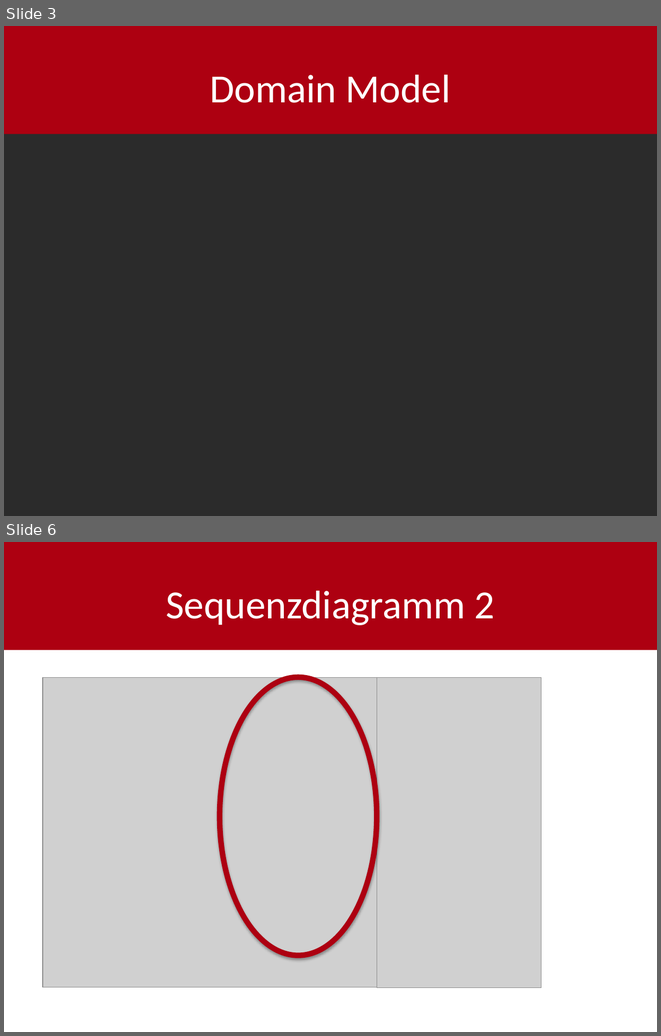
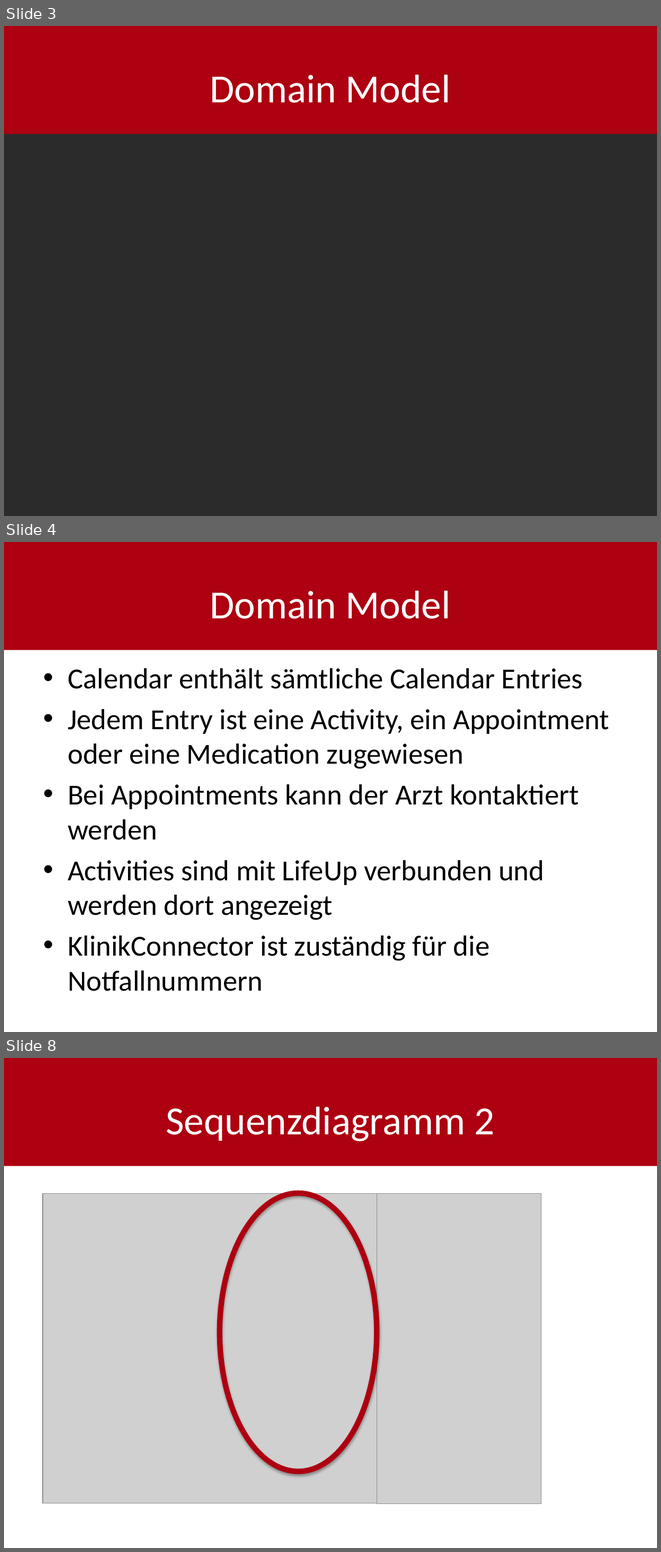
Before and after one commit to shylux/ch.bfh.bti7081.s2015.rot, a slide deck: doc/task07/design.pptx. Shown one above the other, each under a label of ours: slides 3 and 6 before the commit, slides 3, 4 and 8 after it; the slides between them are not shown. The pictures are 661x1036 and 661x1552 pixels, drawn with LibreOffice and Linux fonts; fonts in the diff are those of the drawing; grey boxes stand for pictures; background and template pictures are left out; a plain dark background stands for a picture behind light text. Boxes give left, top, right and bottom in pixels: in the first picture for what was removed or moved away, otherwise in the second. Text is boxed around its words. In the diff, an @@ line names an element or a change of style, - is before the commit and + after.

```diff
--- a/doc/task07/design.pptx
+++ b/doc/task07/design.pptx
@@ slide 4 added at (4, 542, 657, 1032), background #FFFFFF; not listed: 1 template element that a slide beside it also shows @@
@@ title added at (210, 590, 450, 619), 44 pt, text #FFFFFF @@
+Domain Model
@@ text added at (68, 668, 610, 991), 32 pt, text #000000 @@
+• Calendar enthält sämtliche Calendar Entries
+• Jedem Entry ist eine Activity, ein Appointment oder eine Medication zugewiesen
+• Bei Appointments kann der Arzt kontaktiert werden
+• Activities sind mit LifeUp verbunden und werden dort angezeigt
+• KlinikConnector ist zuständig für die Notfallnummern
@@ what was slide 6 is now slide 8 @@
```
Also in this commit, not shown: 1 slide changed, 4 other slides added, 2 slides removed.
